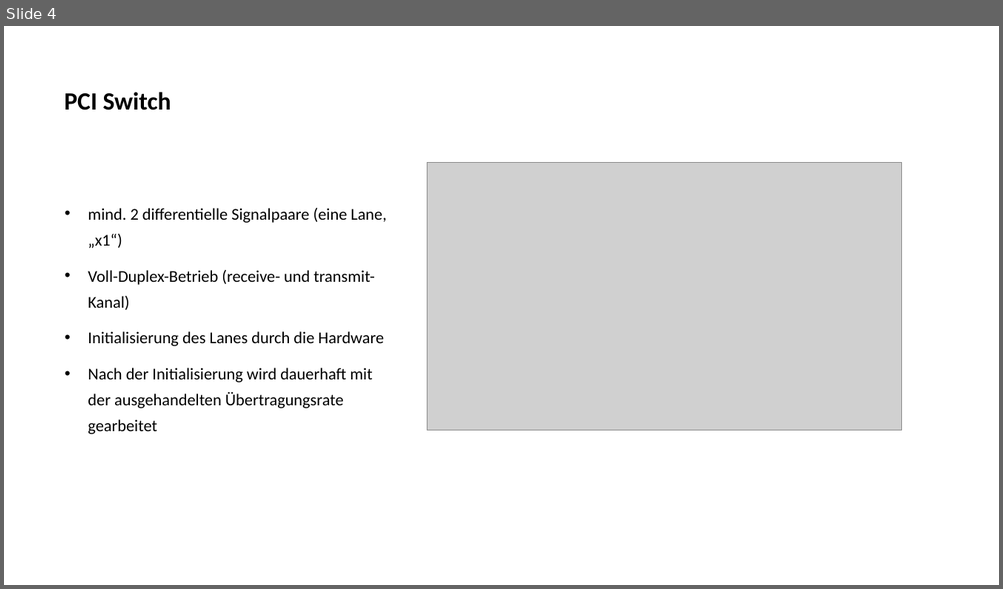
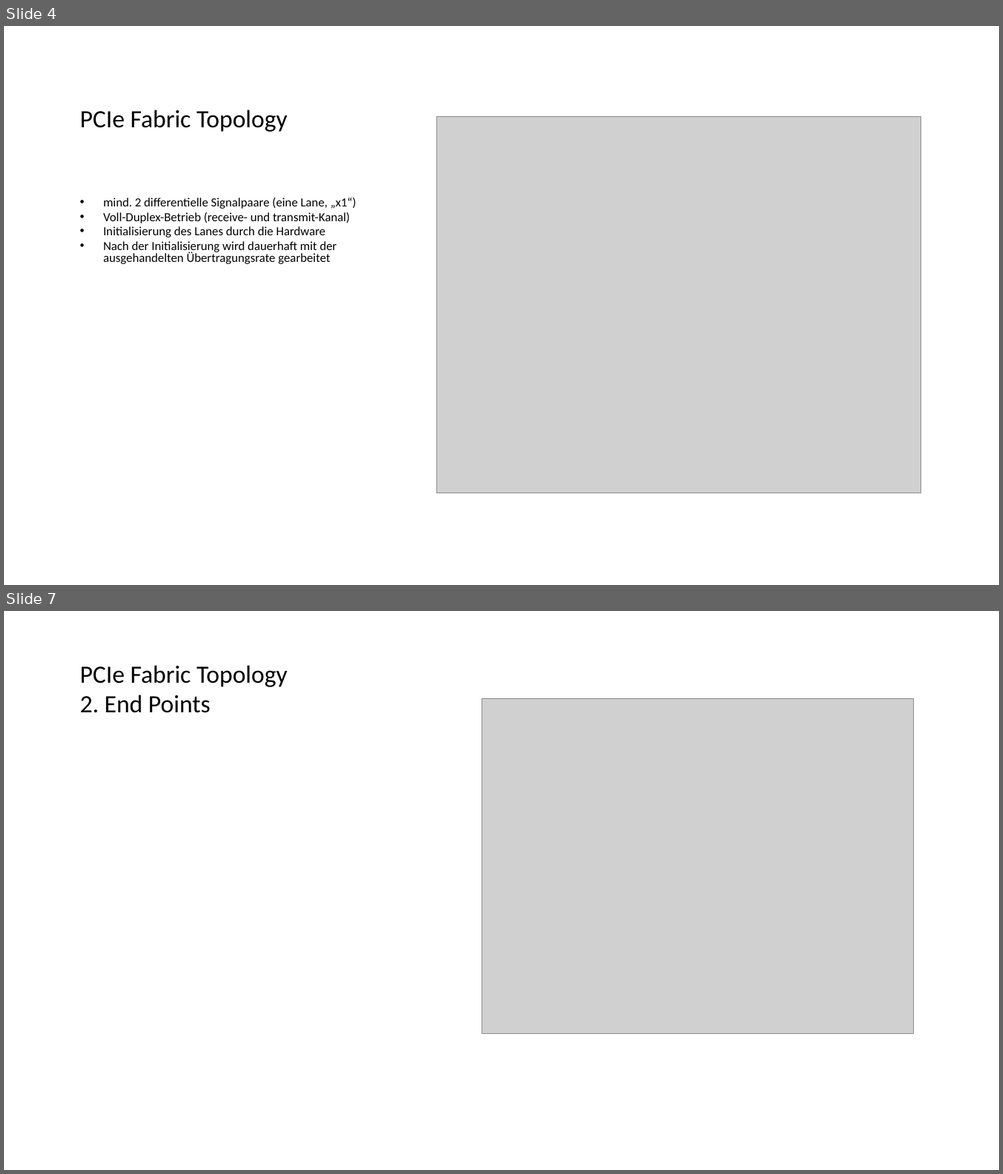
Before and after one commit to JustusDinera/Digitale-Signalverarbeitung, a slide deck: PCI Express.pptx. Shown one above the other, each under a label of ours: slide 4 before the commit, slides 4 and 7 after it; the slides between them are not shown. The pictures are 1003x589 and 1003x1174 pixels, drawn with LibreOffice and Linux fonts; fonts in the diff are those of the drawing; grey boxes stand for pictures; background and template pictures are left out. Boxes give left, top, right and bottom in pixels: in the first picture for what was removed or moved away, otherwise in the second. Text is boxed around its words. In the diff, an @@ line names an element or a change of style, - is before the commit and + after.

```diff
--- a/PCI Express.pptx
+++ b/PCI Express.pptx
@@ slide 7 added at [4,611,999,1170], background picture (left out) @@
@@ title added at [80,665,287,713], 24 pt, text #000000 @@
+PCIe Fabric Topology
+2. End Points
@@ picture added at [482,698,913,1034] @@
@@ slide 4 changed as well @@
@@ title "PCIe Fabric Topology" at [80,110,287,132]: vertical alignment middle to bottom @@
@@ title at [80,110,287,132]: text changed; bold off @@
-PCI Switch
+PCIe Fabric Topology
@@ picture: place and size @@
-picture at [427,163,902,430]
+picture at [437,117,921,494]
@@ text "mind. 2 differentielle Signalpaare (eine ...": place and size @@
-text "mind. 2 differentielle Signalpaare (eine ..." at [88,208,386,434]
+text "mind. 2 differentielle Signalpaare (eine ..." at [103,198,356,264]
@@ text "mind. 2 differentielle Signalpaare (eine ..." at [103,198,356,264]: size 16 to 12 pt; line spacing 1.3 to 0.8; less space between paragraphs @@
```
Also in this commit, not shown: 3 other slides changed, 8 other slides added, 1 slide removed, 12 other files.
